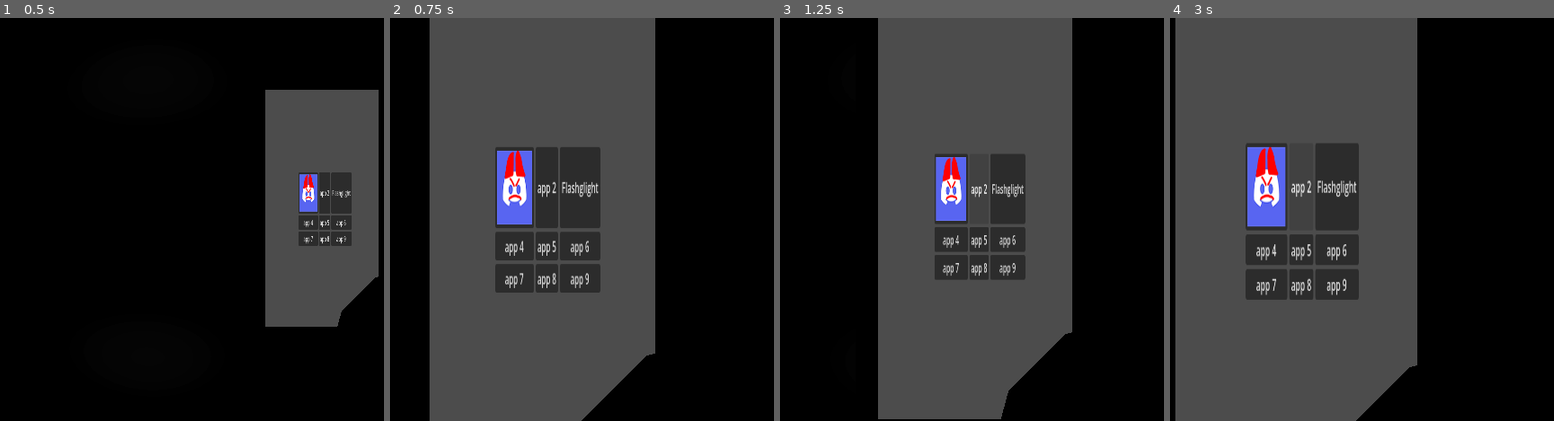
Above: before the commit, frames 1-4 (left to right).
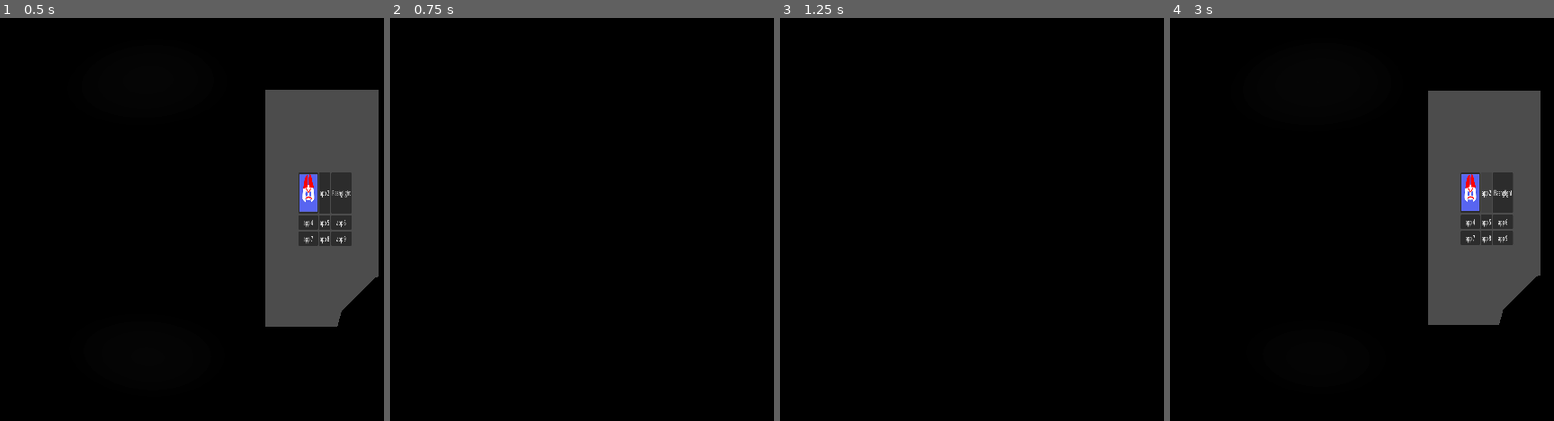
Above: after the commit, the same moments.

Repository: olinolinolinolin/f-n-a-k-five-nights-at-kecks
Game: Godot game, scene res://testhub1.tscn
The game is run twice, just before and just after one commit, with the same random seed, the same clock (stepped at 60 frames per second) and the same inputs.
Inputs (mouse positions are in pixels of both pictures, inside the frame that each line leads up to):
- Up to frame 1 (0.5 s): no input
- Up to frame 2 (0.75 s): tap Enter (ui_accept) at 0.5 s; move the mouse to (555, 219) at 0.52 s; tap Q (hide, bound only after the commit) at 0.6 s
- Up to frame 3 (1.25 s): tap Enter (ui_accept) at 0.77, 0.8, 1.07 s
- Up to frame 4 (3 s): move the mouse to (1262, 219) at 1.27 s; tap Enter (ui_accept) at 1.35, 1.52, 1.82, 2.3 s; tap Q (hide, bound only after the commit) at 1.55, 2.1, 2.85 s; move the mouse to (1315, 211) at 2.02 s; move the mouse to (1262, 300) at 2.77 s; click (1262, 300) at 2.92 s

Frame 1 is identical in both runs. In frame 2, 57% of the frame differs, in the area x 10-70%, y 0-100%; in frame 3, 48%; in frame 4, 78%, in the area x 1-97%, y 0-100%.

Commit message:
added basic keckbear as well as hiding

Diff:
--- a/playerfnak1.gd
+++ b/playerfnak1.gd
@@ -3,6 +3,8 @@
 @onready var phone = $"Player Camera/Phone"
 var phoneinface = false
 var phonelighton = true
+var hiding = false
+signal dead
 
 
 
@@ -17,7 +19,7 @@
 
 # Called every frame. 'delta' is the elapsed time since the previous frame.
 func _process(delta: float) -> void:
-	if Input.is_action_just_pressed("ui_accept"):
+	if Input.is_action_just_pressed("ui_accept") and hiding == false:
 		if phoneinface == false:
 			var tween = create_tween()
 			tween.tween_property(phone, "position",phonelocations[1],.25)
@@ -32,6 +34,14 @@
 			Input.mouse_mode = Input.MOUSE_MODE_CAPTURED
 	if Input.is_action_just_pressed("ui_cancel"):
 		Input.mouse_mode = Input.MOUSE_MODE_VISIBLE
+
+	if Input.is_action_just_pressed("hide"):
+		if hiding == true:
+			$"../HideBasic".hide()
+			hiding = false
+		else:
+			$"../HideBasic".show()
+			hiding = true
 func _unhandled_input(event: InputEvent):
 	camera_rotation(event)
 
@@ -51,3 +61,12 @@
 	else:
 		$"Player Camera/Phone/PhoneLight".show()
 		phonelighton = true
+
+
+
+func _on_keckbear_attackplayer() -> void:
+	if hiding == true:
+		print("living")
+	else:
+		print("dead af")
+	dead.emit(hiding)
--- a/project.godot
+++ b/project.godot
@@ -15,6 +15,14 @@
 config/features=PackedStringArray("4.6", "Forward Plus")
 config/icon="res://icon.svg"
 
+[input]
+
+hide={
+"deadzone": 0.2,
+"events": [Object(InputEventKey,"resource_local_to_scene":false,"resource_name":"","device":-1,"window_id":0,"alt_pressed":false,"shift_pressed":false,"ctrl_pressed":false,"meta_pressed":false,"pressed":false,"keycode":0,"physical_keycode":81,"key_label":0,"unicode":113,"location":0,"echo":false,"script":null)
+]
+}
+
 [physics]
 
 3d/physics_engine="Jolt Physics"
--- /dev/null
+++ b/scenes/enemies/KeckbearFNAK1.gd
@@ -0,0 +1,42 @@
+extends Node3D
+var forward = true
+var canbeseen =  false
+var rng = RandomNumberGenerator.new()
+signal attackplayer
+@export_category("attacktimes")
+@export var attacktime1: float
+@export var attacktime2: float
+
+# Called when the node enters the scene tree for the first time.
+func _ready() -> void:
+	determinetimetoscare()
+
+
+# Called every frame. 'delta' is the elapsed time since the previous frame.
+func _process(delta: float) -> void:
+	if $Path3D/PathFollow3D.progress_ratio == 1.0:
+		forward = false
+	if $Path3D/PathFollow3D.progress_ratio == 0.0:
+		forward = true
+	if forward == true:
+		$Path3D/PathFollow3D.progress_ratio += .1 * delta
+	else:
+		$Path3D/PathFollow3D.progress_ratio -= .1 * delta
+
+func determinetimetoscare():
+	$visibletime.wait_time = rng.randi_range(attacktime1,attacktime2)
+	$visibletime.start()
+
+func _on_visibletime_timeout() -> void:
+	canbeseen = true
+	$Path3D/PathFollow3D/Sprite3D.show()
+	await get_tree().create_timer(5).timeout
+	attackplayer.emit()
+
+
+
+func _on_player_dead(hiding) -> void:
+	if hiding == true:
+		$Path3D/PathFollow3D/Sprite3D.hide()
+	else:
+		pass
--- /dev/null
+++ b/scenes/enemies/keckbearFNAK1.tscn
@@ -0,0 +1,32 @@
+[gd_scene format=3 uid="uid://mr6vad7ungy7"]
+
+[ext_resource type="Texture2D" uid="uid://cnuksv68vg2ff" path="res://assets/sprites/test assets/Keckbear.png" id="1_4c2xy"]
+[ext_resource type="Script" uid="uid://cccrw2ickqaof" path="res://scenes/enemies/KeckbearFNAK1.gd" id="1_6glov"]
+
+[sub_resource type="Curve3D" id="Curve3D_40k8i"]
+_data = {
+"points": PackedVector3Array(0, 0, 0, 0, 0, 0, 51.136112, -6.219528, -2.7548084, 0, 0, 0, 0, 0, 0, 9.796806, -1.9178119, -3.0025024, 0, 0, 0, 0, 0, 0, -6.267808, 2.4543862, -11.300228),
+"tilts": PackedFloat32Array(0, 0, 0)
+}
+point_count = 3
+
+[node name="Keckbear" type="Node3D" unique_id=376216375]
+script = ExtResource("1_6glov")
+attacktime1 = 5.0
+attacktime2 = 10.0
+
+[node name="Path3D" type="Path3D" parent="." unique_id=1077918954]
+curve = SubResource("Curve3D_40k8i")
+
+[node name="PathFollow3D" type="PathFollow3D" parent="Path3D" unique_id=164052617]
+transform = Transform3D(0.005991736, 0.103496194, 0.99461186, -1.1175871e-08, 0.9946297, -0.10349805, -0.99998206, 0.00062012183, 0.005959559, 51.136112, -6.219528, -2.7548084)
+
+[node name="Sprite3D" type="Sprite3D" parent="Path3D/PathFollow3D" unique_id=473914356]
+visible = false
+billboard = 1
+shaded = true
+texture = ExtResource("1_4c2xy")
+
+[node name="visibletime" type="Timer" parent="." unique_id=1226658766]
+
+[connection signal="timeout" from="visibletime" to="." method="_on_visibletime_timeout"]
--- a/testhub1.tscn
+++ b/testhub1.tscn
@@ -5,6 +5,7 @@
 [ext_resource type="Script" uid="uid://dowvjaorvyddf" path="res://playerfnak1.gd" id="2_l4bsx"]
 [ext_resource type="PackedScene" uid="uid://lerqbjeo7kad" path="res://phonescreen.tscn" id="4_iquic"]
 [ext_resource type="Script" uid="uid://dennvt4mxtvc1" path="res://fnak1phone.gd" id="4_l2drd"]
+[ext_resource type="PackedScene" uid="uid://mr6vad7ungy7" path="res://scenes/enemies/keckbearFNAK1.tscn" id="6_82okx"]
 
 [sub_resource type="ViewportTexture" id="ViewportTexture_l2drd"]
 viewport_path = NodePath("Player/Player Camera/Phone/PhoneBody/PhoneScreen/SubViewport")
@@ -28,6 +29,13 @@
 background_mode = 1
 ssil_enabled = true
 glow_enabled = true
+
+[sub_resource type="Curve3D" id="Curve3D_82okx"]
+_data = {
+"points": PackedVector3Array(0, 0, 0, 0, 0, 0, 45.136112, -0.2195282, -2.7548084, 0, 0, 0, 0, 0, 0, 38, 0, 20, 0, 0, 0, 0, 0, 0, 9.796806, 0.08218813, 8.997498, 0, 0, 0, 0, 0, 0, -34.267998, 0.454, 12.7, 0, 0, 0, 0, 0, 0, -44.474342, -0.20678449, -14.588361),
+"tilts": PackedFloat32Array(0, 0, 0, 0, 0)
+}
+point_count = 5
 
 [node name="Node3D" type="Node3D" unique_id=687863000]
 script = ExtResource("1_l4bsx")
@@ -107,4 +115,36 @@
 [node name="WorldEnvironment" type="WorldEnvironment" parent="." unique_id=782115699]
 environment = SubResource("Environment_l4bsx")
 
+[node name="HideBasic" type="Control" parent="." unique_id=194987521]
+visible = false
+layout_mode = 3
+anchors_preset = 15
+anchor_right = 1.0
+anchor_bottom = 1.0
+grow_horizontal = 2
+grow_vertical = 2
+
+[node name="ColorRect" type="ColorRect" parent="HideBasic" unique_id=73044547]
+layout_mode = 1
+anchors_preset = 15
+anchor_right = 1.0
+anchor_bottom = 1.0
+grow_horizontal = 2
+grow_vertical = 2
+color = Color(0, 0, 0, 1)
+
+[node name="Keckbear" parent="." unique_id=376216375 instance=ExtResource("6_82okx")]
+transform = Transform3D(0.5, 0, 0, 0, 0.5, 0, 0, 0, 0.5, -1, -1, 1)
+
+[node name="Path3D" parent="Keckbear" index="0" unique_id=1077918954]
+curve = SubResource("Curve3D_82okx")
+
+[node name="PathFollow3D" parent="Keckbear/Path3D" index="0" unique_id=164052617]
+transform = Transform3D(-0.9541746, 0.0027543555, 0.2992238, 2.3282974e-10, 0.9998968, -0.009205024, -0.29923776, -0.008782769, -0.95413023, 45.136112, -0.2195282, -2.7548084)
+loop = false
+
+[connection signal="dead" from="Player" to="Keckbear" method="_on_player_dead"]
 [connection signal="LightOff" from="Player/Player Camera/Phone/PhoneBody/PhoneScreen/SubViewport/Phone Screen Texture" to="Player" method="_on_phone_screen_texture_light_off"]
+[connection signal="attackplayer" from="Keckbear" to="Player" method="_on_keckbear_attackplayer"]
+
+[editable path="Keckbear"]
Binary file added: assets/sprites/test assets/Keckbear.png
Not shown, added: assets/sprites/test assets/Keckbear.png.import
Not shown, added: scenes/enemies/KeckbearFNAK1.gd.uid
